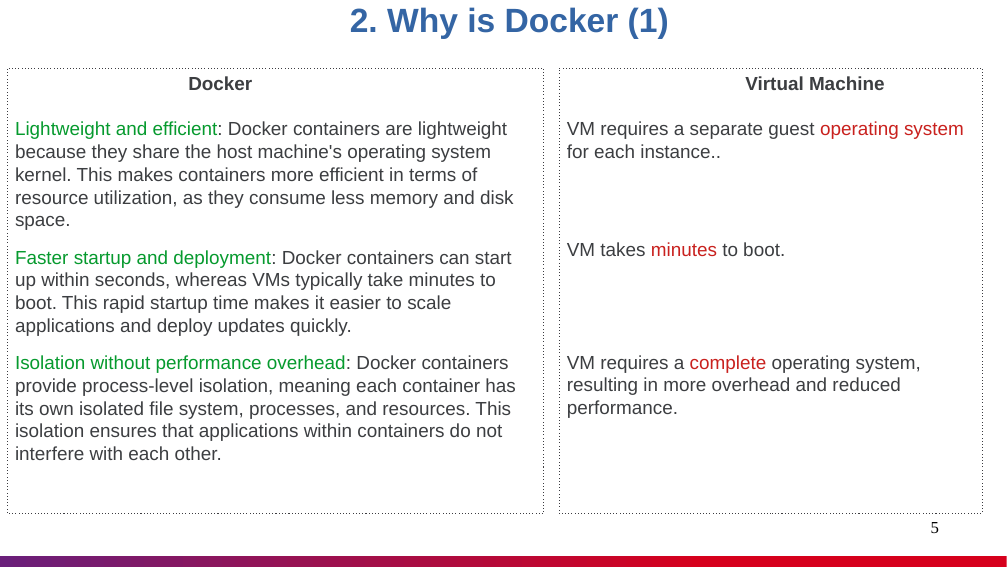
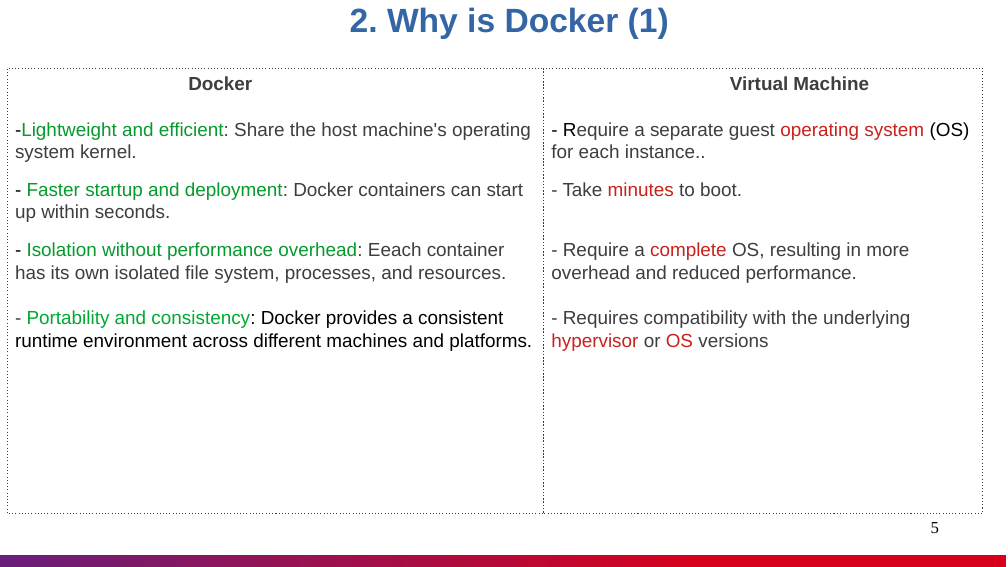
Before and after one commit to nashtech-garage/azure-devops-ci-cd, a slide deck: slide 5 of docker-demo/documents/Docker_Knowledge_Sharing.pptx. Drawn at 1008x567 pixels with LibreOffice and Linux fonts; fonts in the diff are those of the drawing. Boxes give left, top, right and bottom in pixels: in the first picture for what was removed or moved away, otherwise in the second. Text is boxed around its words. In the diff, an @@ line names an element or a change of style, - is before the commit and + after.

Commit message:
update docker-demo document for Docker course

```diff
--- a/docker-demo/documents/Docker_Knowledge_Sharing.pptx
+++ b/docker-demo/documents/Docker_Knowledge_Sharing.pptx
@@ text in rectangle at [15,76,532,351]: text changed @@
-Docker
-Lightweight and efficient: Docker containers are lightweight because they share the host machine's operating system kernel. This makes containers more efficient in terms of resource utilization, as they consume less memory and disk space.
-Faster startup and deployment: Docker containers can start up within seconds, whereas VMs typically take minutes to boot. This rapid startup time makes it easier to scale applications and deploy updates quickly.
-Isolation without performance overhead: Docker containers provide process-level isolation, meaning each container has its own isolated file system, processes, and resources. This isolation ensures that applications within containers do not interfere with each other.
+Docker
+-Lightweight and efficient: Share the host machine's operating system kernel.
+- Faster startup and deployment: Docker containers can start up within seconds.
+- Isolation without performance overhead: Eeach container has its own isolated file system, processes, and resources.
+- Portability and consistency: Docker provides a consistent runtime environment across different machines and platforms.
@@ rectangle "Virtual Machine - Require a ...": place and size @@
-rectangle "Virtual Machine - Require a ..." at [560,68,983,514]
+rectangle "Virtual Machine - Require a ..." at [544,68,982,513]
@@ text in rectangle at [551,76,970,351]: text changed @@
-Virtual Machine
-VM requires a separate guest operating system for each instance..
-VM takes minutes to boot.
-VM requires a complete operating system, resulting in more overhead and reduced performance.
+Virtual Machine
+- Require a separate guest operating system (OS) for each instance..
+- Take minutes to boot.
+- Require a complete OS, resulting in more overhead and reduced performance.
+- Requires compatibility with the underlying hypervisor or OS versions
```
Also in this commit, not shown: 13 other slides changed, 1 slide removed.
